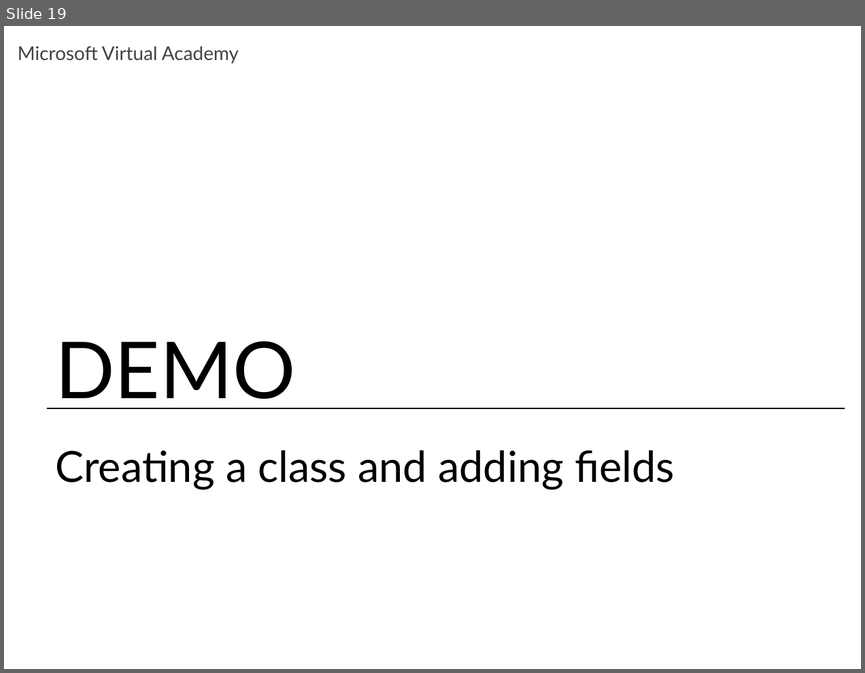
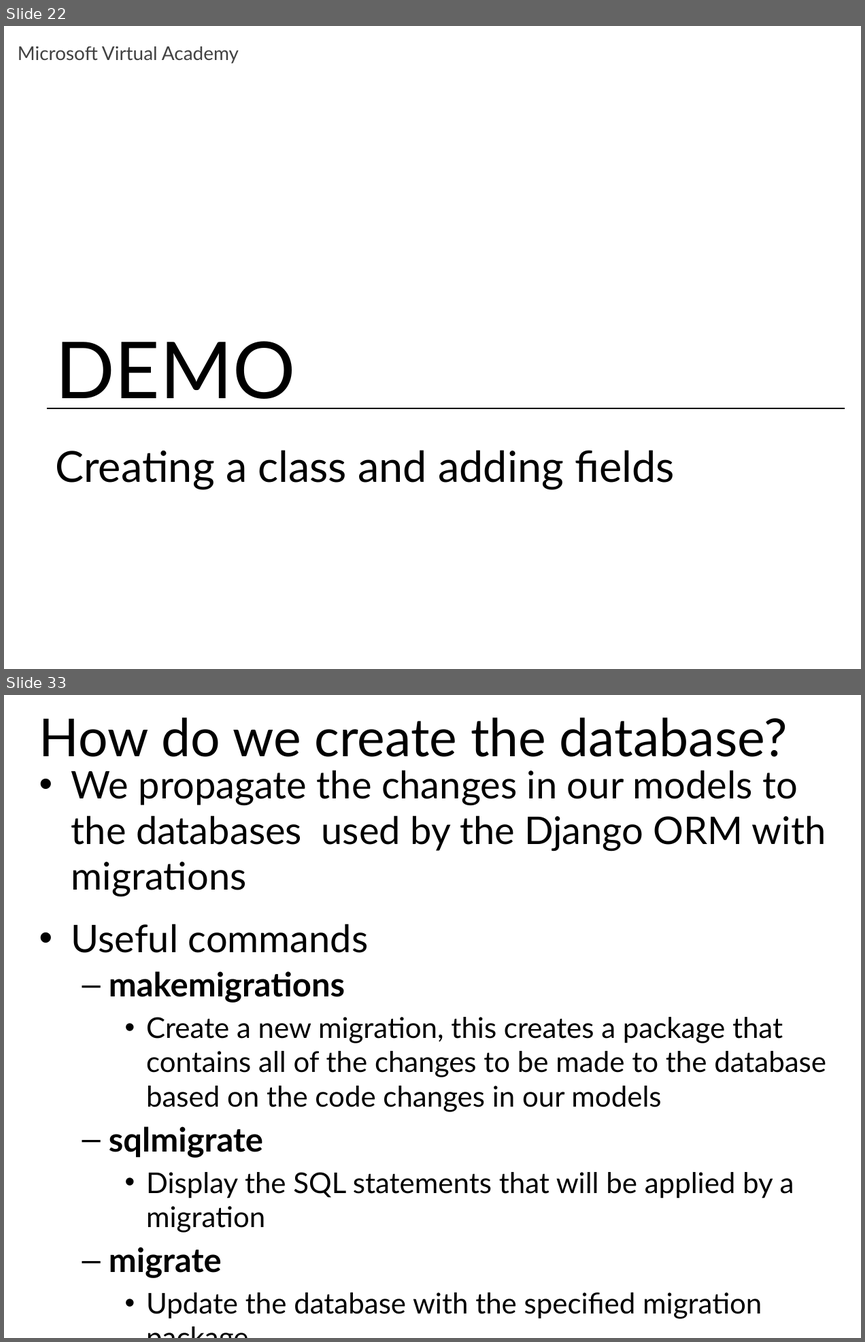
Before and after one commit to maxchv/LearnPython, a slide deck: week12/Models.pptx. Shown one above the other, each under a label of ours: slide 19 before the commit, slides 22 and 33 after it; the slides between them are not shown. The pictures are 865x673 and 865x1342 pixels, drawn with LibreOffice and Linux fonts; fonts in the diff are those of the drawing. Boxes give left, top, right and bottom in pixels: in the first picture for what was removed or moved away, otherwise in the second. Text is boxed around its words. In the diff, an @@ line names an element or a change of style, - is before the commit and + after.

```diff
--- a/week12/Models.pptx
+++ b/week12/Models.pptx
@@ slide 33 added at (x1=4, y1=695, x2=861, y2=1338), background #FFFFFF @@
@@ title added at (x1=39, y1=717, x2=787, y2=757), 44 pt, text #000000 @@
+How do we create the database?
@@ text added at (x1=71, y1=770, x2=826, y2=1319), 24 pt, text #000000 @@
+• We propagate the changes in our models to the databases used by the Django ORM with migrations
+• Useful commands
+  – makemigrations
+    • Create a new migration, this creates a package that contains all of the changes to be made to the database based on the code changes in our models
+  – sqlmigrate
+    • Display the SQL statements that will be applied by a migration
+  – migrate
+    • Update the database with the specified migration package
@@ what was slide 19 is now slide 22 @@
```
Also in this commit, not shown: 6 slides changed, 16 other slides added.
